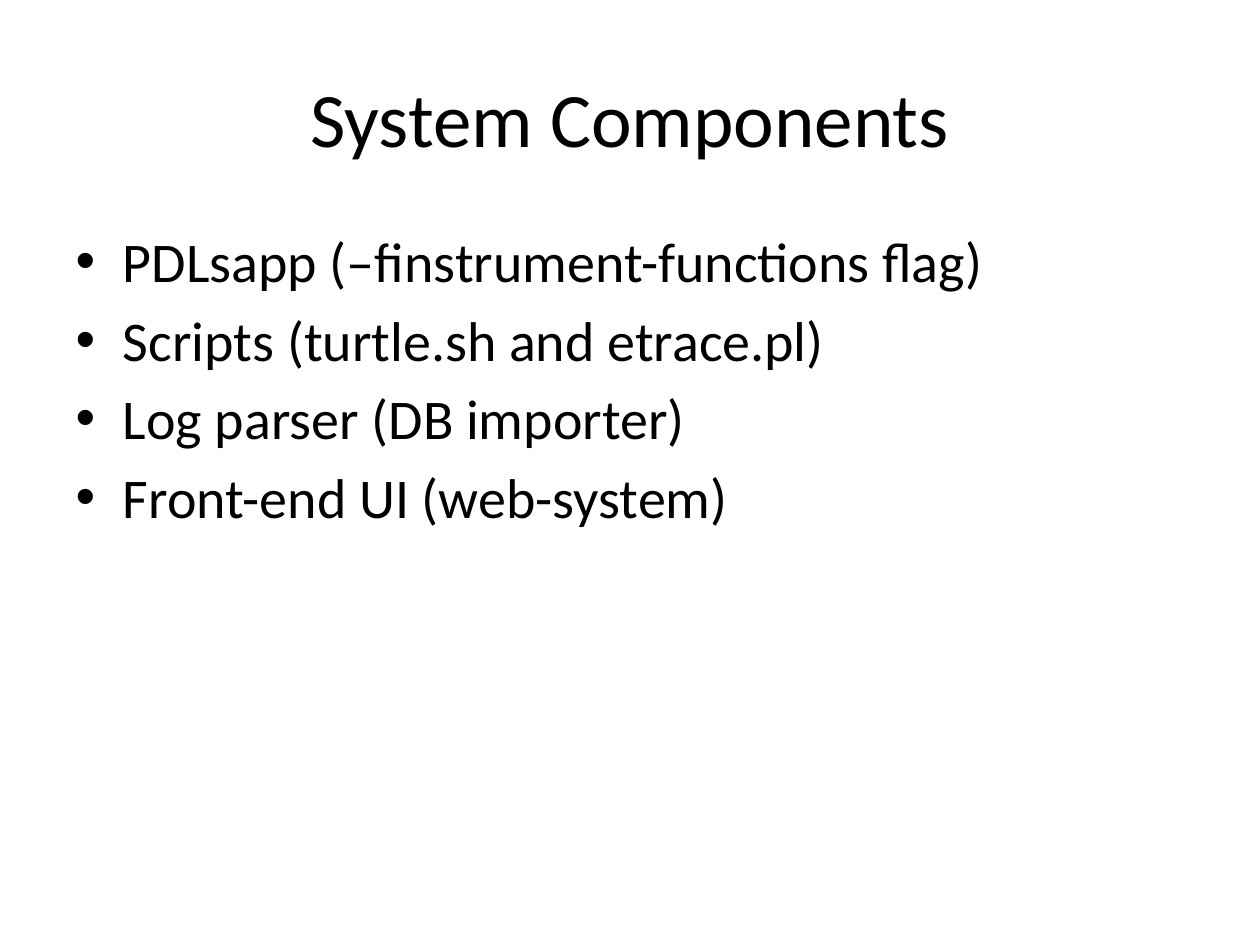
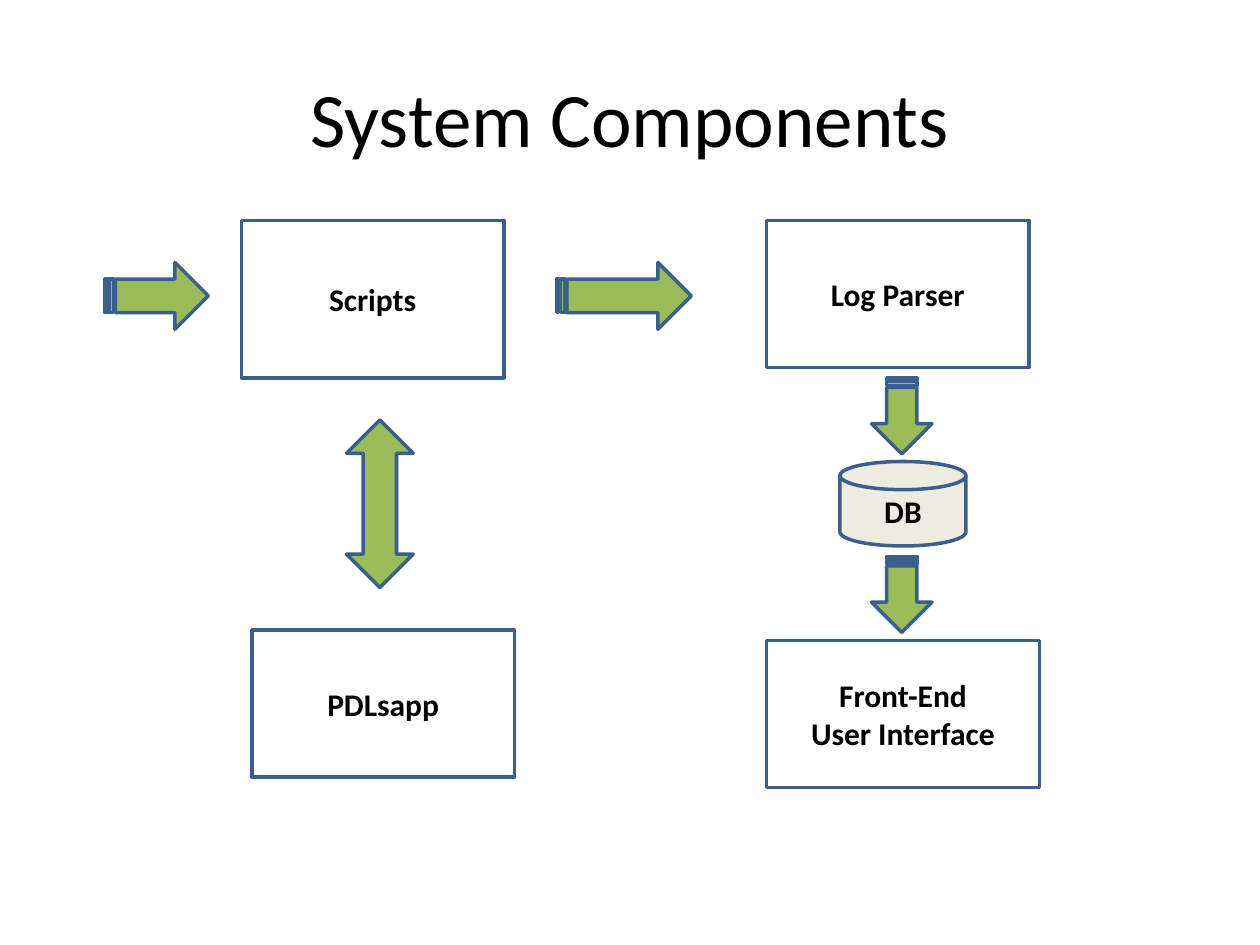
Before and after one commit to repolyo/turtle, a slide deck: slide 3 of turtle.pptx. Drawn at 1260x945 pixels with LibreOffice and Linux fonts; fonts in the diff are those of the drawing. Boxes give left, top, right and bottom in pixels: in the first picture for what was removed or moved away, otherwise in the second. Text is boxed around its words. In the diff, an @@ line names an element or a change of style, - is before the commit and + after.

```diff
--- a/turtle.pptx
+++ b/turtle.pptx
@@ rectangle added at box(242, 220, 504, 378), fill #FFFFFF, outline #3A5F8C 2 pt, 18 pt, text #000000, bold @@
+Scripts
@@ rectangle added at box(766, 220, 1028, 368), fill #FFFFFF, outline #3A5F8C 2 pt, 18 pt, text #000000, bold @@
+Log Parser
@@ striped right arrow added at box(105, 262, 208, 329), fill #9BBB59, outline #3A5F8C 2 pt @@
@@ text removed at box(123, 241, 982, 527) @@
-• PDLsapp (–finstrument-functions flag)
-• Scripts (turtle.sh and etrace.pl)
-• Log parser (DB importer)
-• Front-end UI (web-system)
@@ striped right arrow added at box(557, 262, 692, 329), fill #9BBB59, outline #3A5F8C 2 pt @@
@@ striped right arrow added at box(872, 378, 932, 454), fill #9BBB59, outline #3A5F8C 2 pt @@
@@ up down arrow added at box(346, 420, 413, 587), fill #9BBB59, outline #3A5F8C 2 pt @@
@@ cylinder added at box(840, 461, 966, 546), fill #EEECE1, outline #3A5F8C 2 pt, 18 pt, text #000000, bold @@
+DB
@@ striped right arrow added at box(872, 557, 932, 633), fill #9BBB59, outline #3A5F8C 2 pt @@
@@ rectangle added at box(252, 630, 514, 777), fill #FFFFFF, outline #3A5F8C 2 pt, 18 pt, text #000000, bold @@
+PDLsapp
@@ rectangle added at box(766, 640, 1040, 788), fill #FFFFFF, outline #3A5F8C 2 pt, 18 pt, text #000000, bold @@
+Front-End
+User Interface
```
Also in this commit, not shown: 3 other slides changed, 18 other files.
